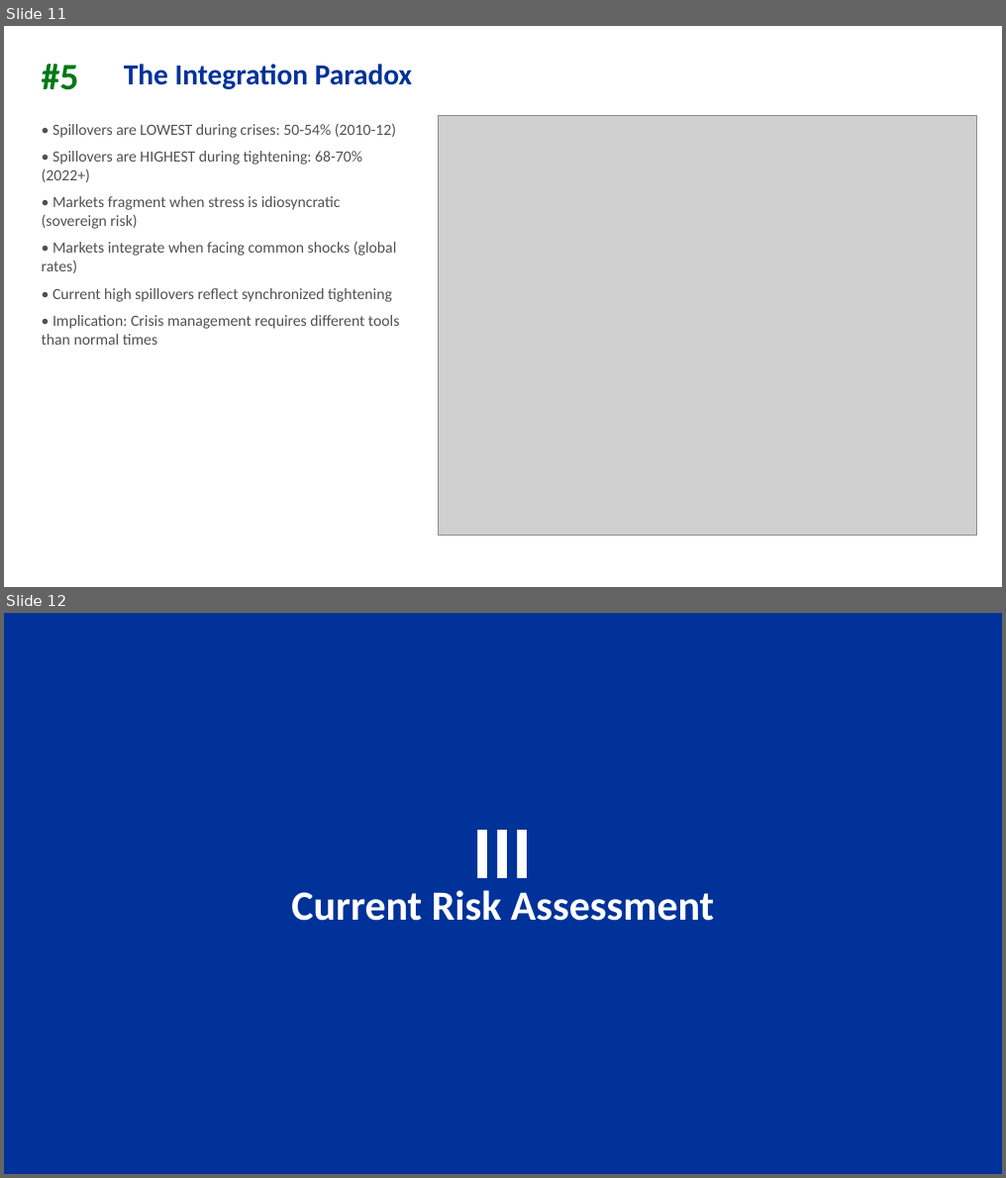
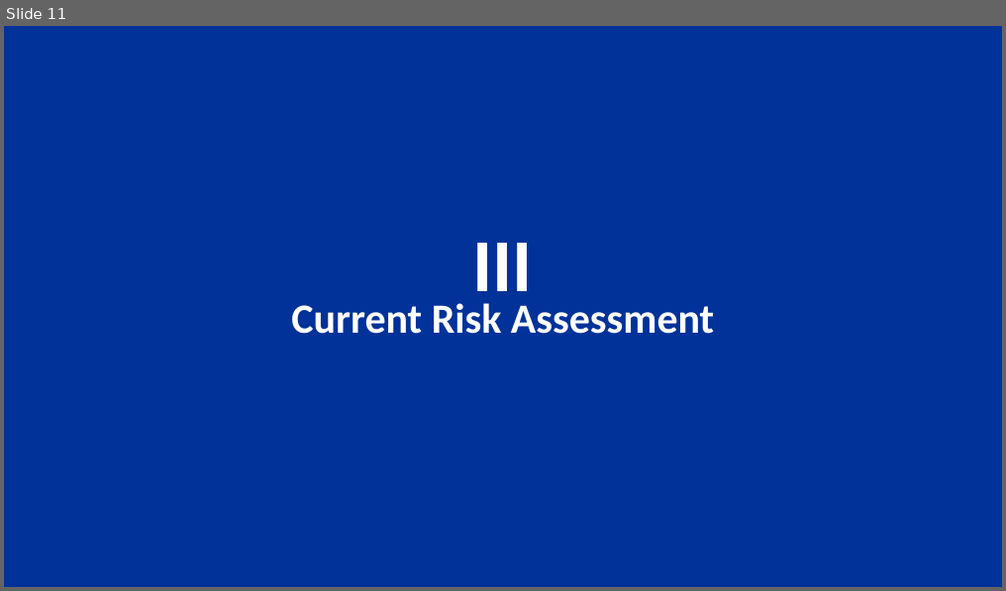
Before and after one commit to jonorice/Bond-spillovers, a slide deck: comprehensive_analysis/Bond_Spillovers_Policymaker_Deck.pptx. Shown one above the other, each under a label of ours: slides 11 and 12 before the commit, slide 11 after it. The pictures are 1006x1178 and 1006x591 pixels, drawn with LibreOffice and Linux fonts; fonts in the diff are those of the drawing; grey boxes stand for pictures. Boxes give left, top, right and bottom in pixels: in the first picture for what was removed or moved away, otherwise in the second. Text is boxed around its words. In the diff, an @@ line names an element or a change of style, - is before the commit and + after.

```diff
--- a/comprehensive_analysis/Bond_Spillovers_Policymaker_Deck.pptx
+++ b/comprehensive_analysis/Bond_Spillovers_Policymaker_Deck.pptx
@@ slide 11 removed at (4,26,1002,587), background #FFFFFF @@
@@ text removed at (42,64,79,90) @@
-#5
@@ text removed at (124,64,412,89) @@
-The Integration Paradox
@@ text removed at (42,123,399,345) @@
-• Spillovers are LOWEST during crises: 50-54% (2010-12)
-• Spillovers are HIGHEST during tightening: 68-70% (2022+)
-• Markets fragment when stress is idiosyncratic (sovereign risk)
-• Markets integrate when facing common shocks (global rates)
-• Current high spillovers reflect synchronized tightening
-• Implication: Crisis management requires different tools than normal times
@@ picture removed at (439,116,977,535) @@
@@ what was slide 12 is now slide 11 @@
```
Also in this commit, not shown: 9 slides changed, 2 other files.
